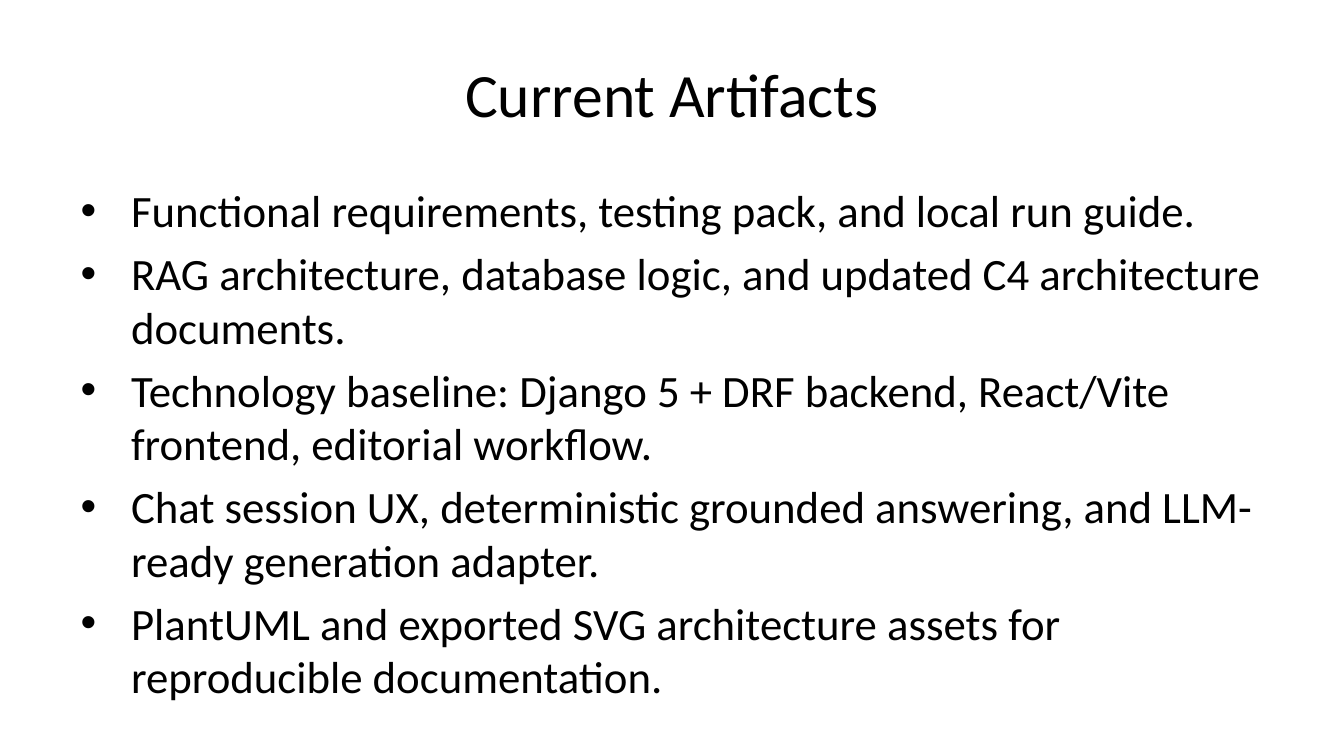
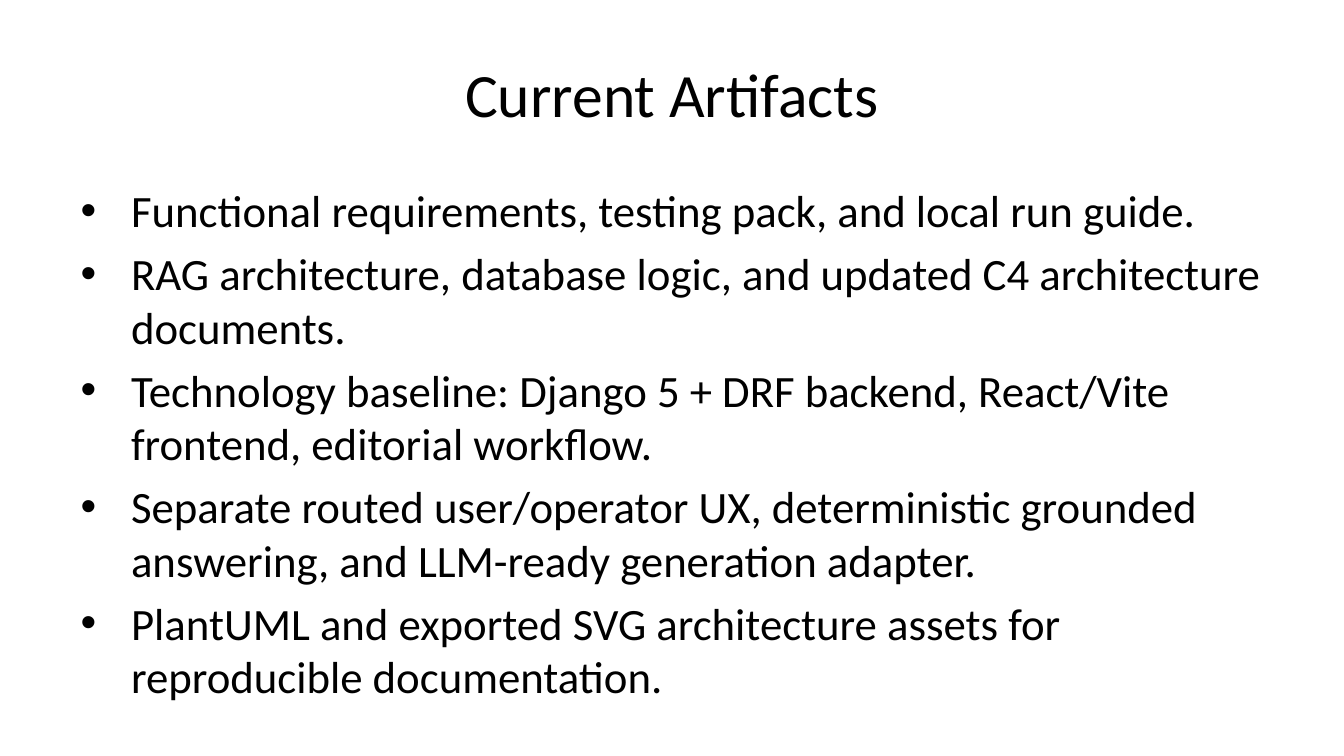
Before and after one commit to UM-KGPI/NapcoreHelpdesk, a slide deck: slide 16 of dist/napcore-helpdesk-presentation.pptx (slide 17 before the commit). Drawn at 1344x756 pixels with LibreOffice and Linux fonts; fonts in the diff are those of the drawing. Boxes give left, top, right and bottom in pixels: in the first picture for what was removed or moved away, otherwise in the second. Text is boxed around its words. In the diff, an @@ line names an element or a change of style, - is before the commit and + after.

```diff
--- a/dist/napcore-helpdesk-presentation.pptx
+++ b/dist/napcore-helpdesk-presentation.pptx
@@ text at <box>131,492,1197,585</box>: text changed @@
-• Chat session UX, deterministic grounded answering, and LLM-ready generation adapter.
+• Separate routed user/operator UX, deterministic grounded answering, and LLM-ready generation adapter.
```
Also in this commit, not shown: 4 other slides changed, 1 slide removed, 29 other files.
